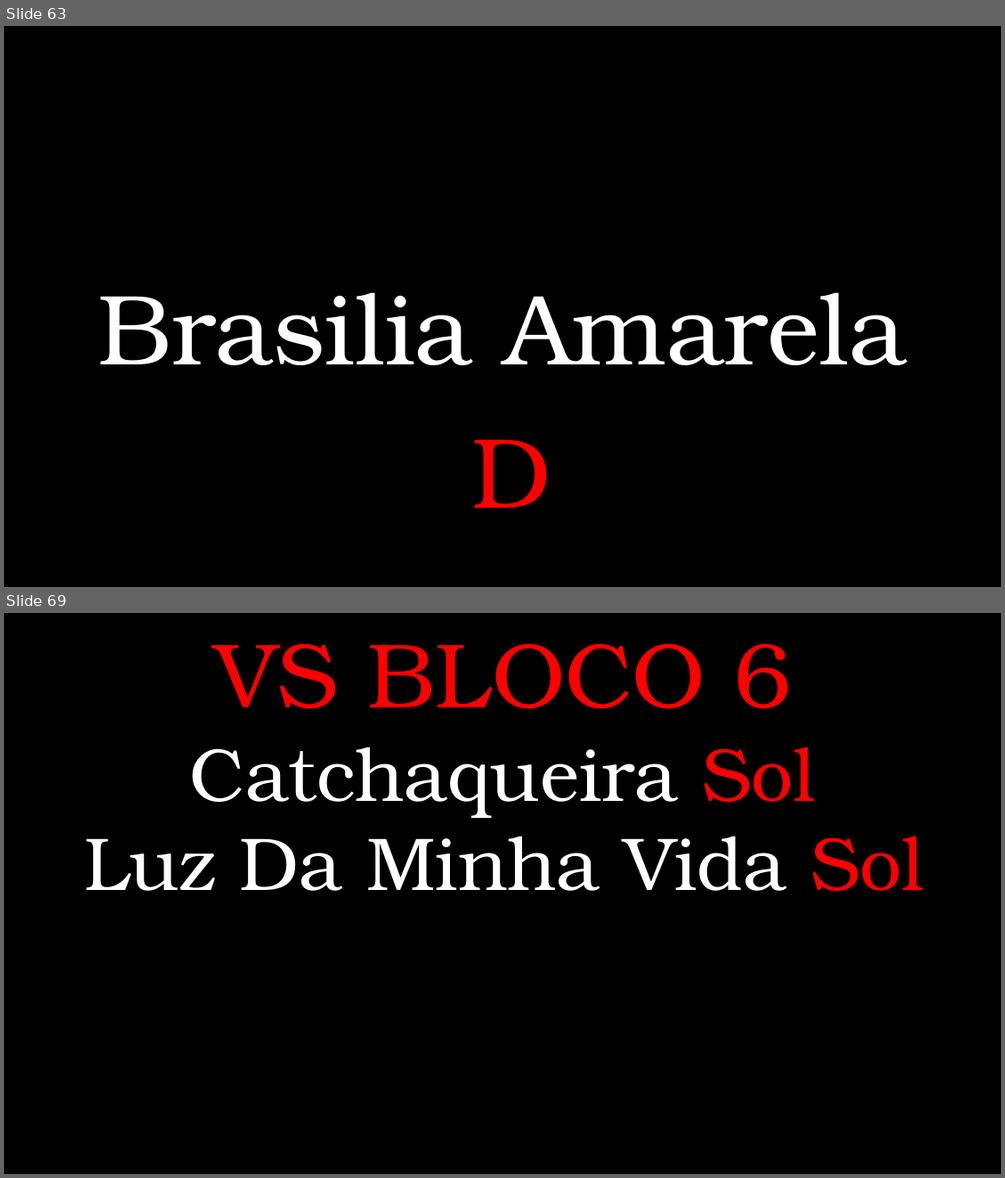
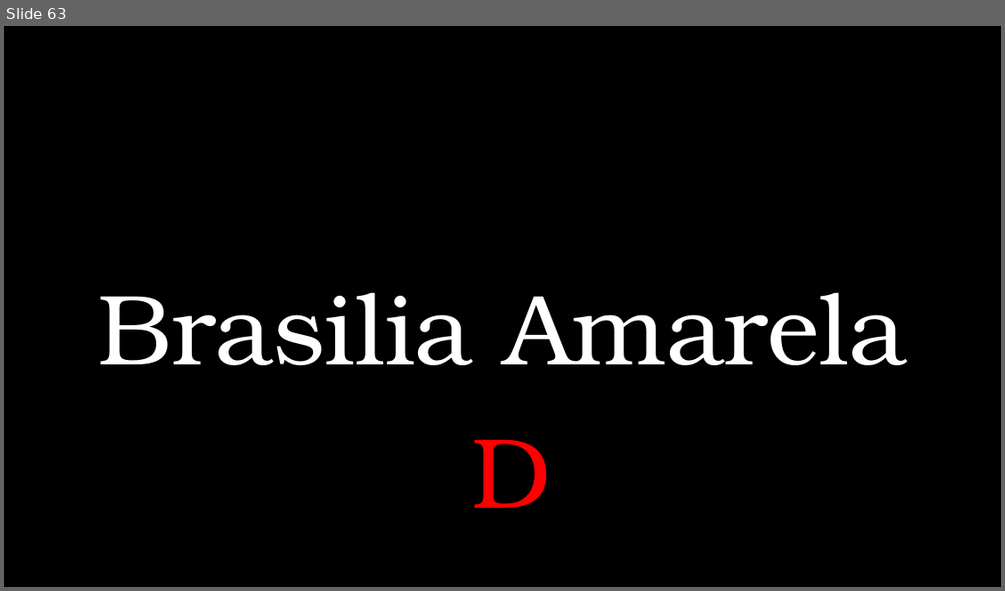
Before and after one commit to ArthurPiratuba/vs-rota, a slide deck: REPERTÓRIO/Repertório Rota do Chopp.pptx. Shown one above the other, each under a label of ours: slides 63 and 69 before the commit, slide 63 after it; the slides between them are not shown. The pictures are 1005x1178 and 1005x591 pixels, drawn with LibreOffice and Linux fonts; fonts in the diff are those of the drawing; background and template pictures are left out. Boxes give left, top, right and bottom in pixels: in the first picture for what was removed or moved away, otherwise in the second. Text is boxed around its words. In the diff, an @@ line names an element or a change of style, - is before the commit and + after.

```diff
--- a/REPERTÓRIO/Repertório Rota do Chopp.pptx
+++ b/REPERTÓRIO/Repertório Rota do Chopp.pptx
@@ slide 69 removed at <box>4,613,1001,1174</box>, background picture (left out) @@
@@ text removed at <box>84,643,924,891</box> @@
-VS BLOCO 6
-Catchaqueira Sol
-Luz Da Minha Vida Sol
```
Also in this commit, not shown: 32 other slides removed, 10 other files.
